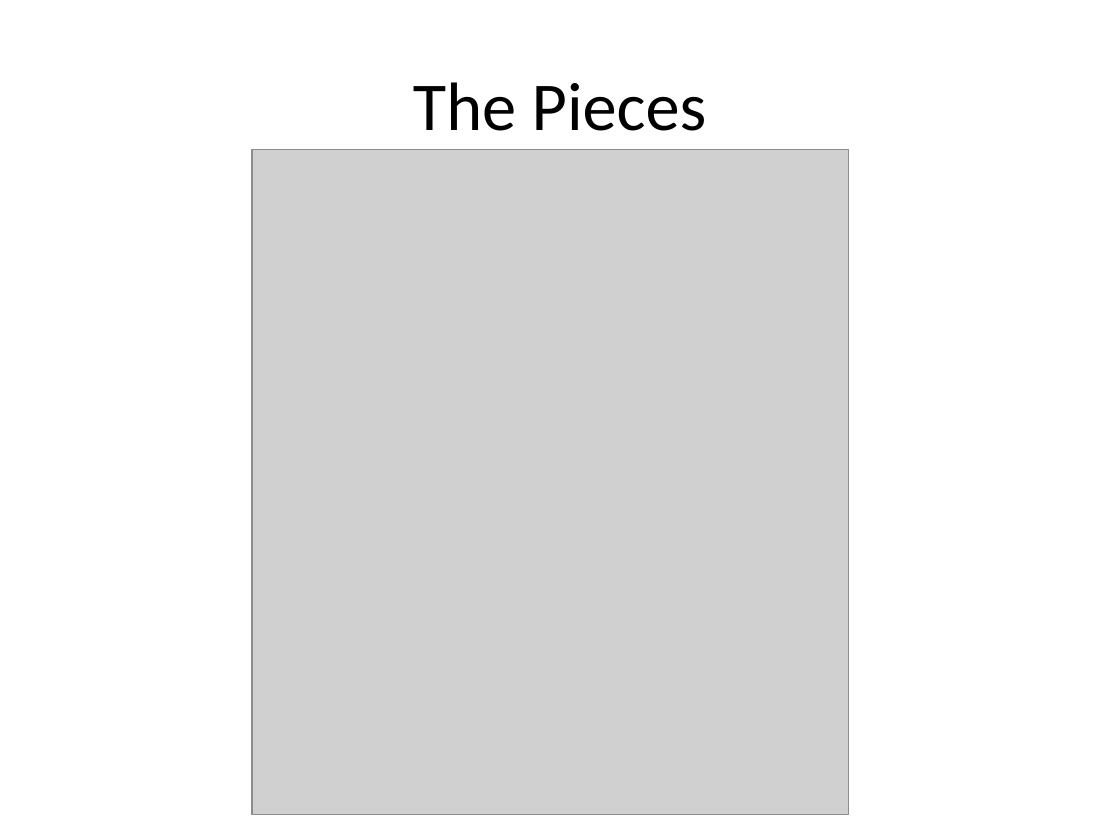
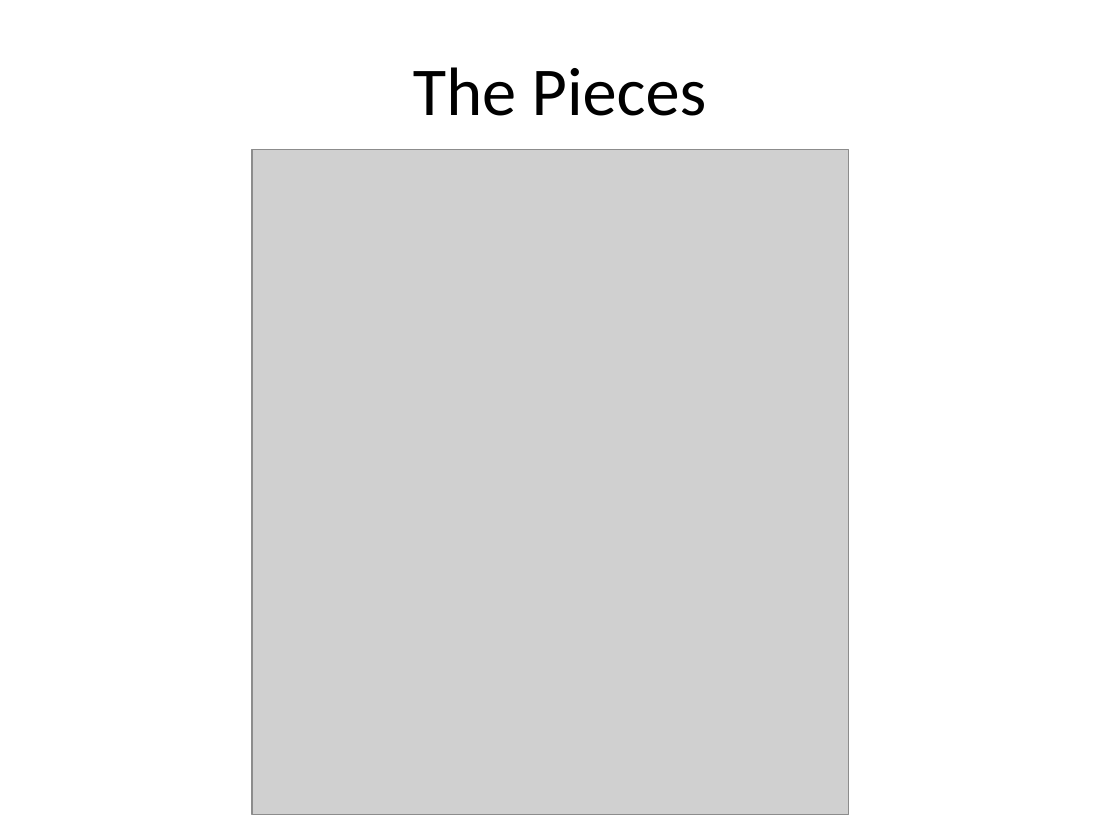
Before and after one commit to supastan/blokus, a slide deck: slide 3 of Blokus presentation.ppt. Drawn at 1120x840 pixels with LibreOffice and Linux fonts; fonts in the diff are those of the drawing; grey boxes stand for pictures. Boxes give left, top, right and bottom in pixels: in the first picture for what was removed or moved away, otherwise in the second. Text is boxed around its words. In the diff, an @@ line names an element or a change of style, - is before the commit and + after.

```diff
--- a/Blokus presentation.ppt
+++ b/Blokus presentation.ppt
@@ title "The Pieces": place and size @@
-title "The Pieces" at bbox=[413, 82, 707, 131]
+title "The Pieces" at bbox=[413, 67, 707, 116]
```
